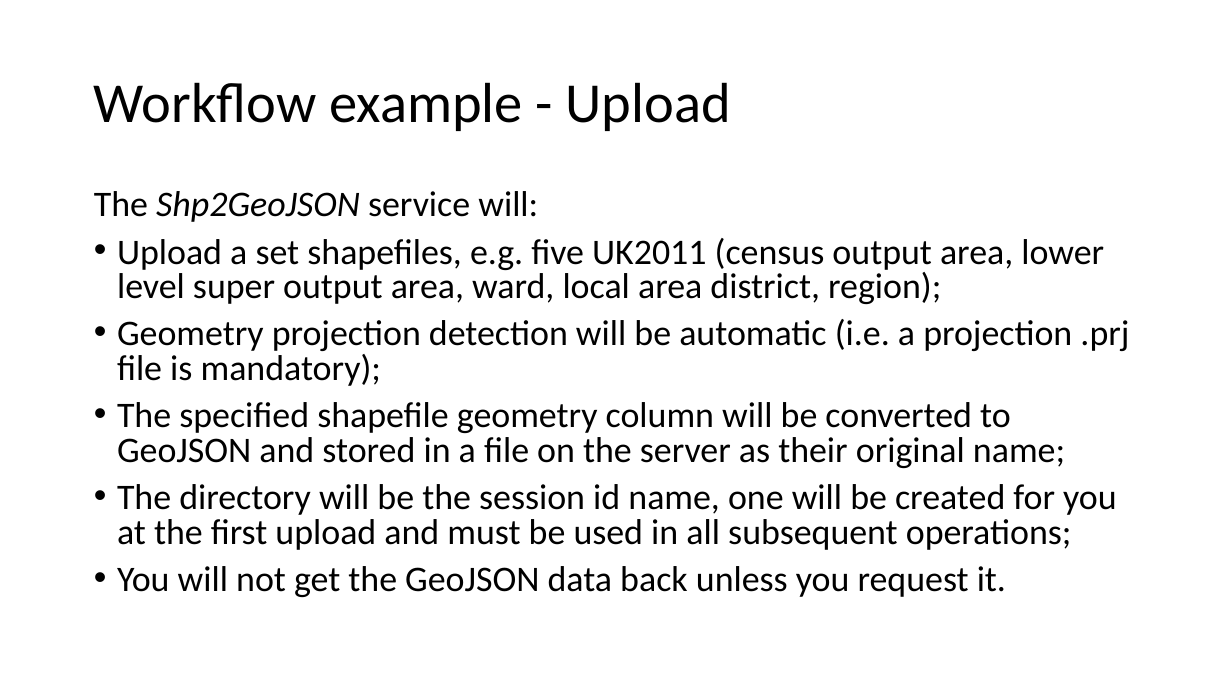
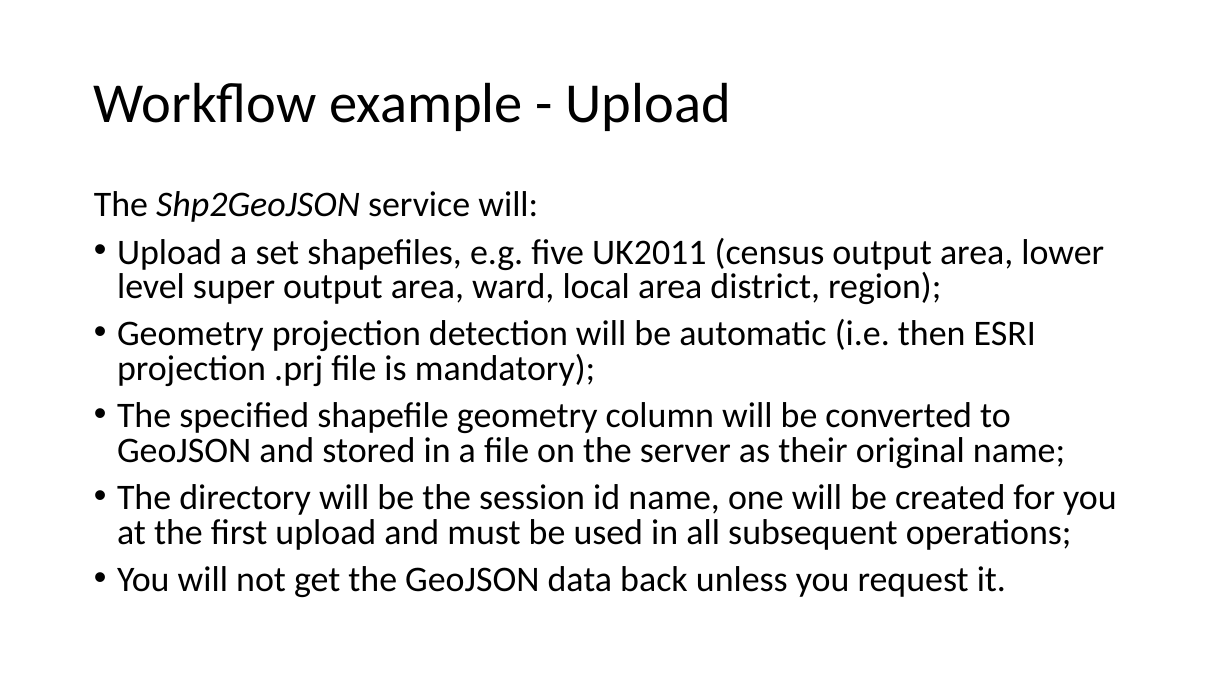
Before and after one commit to smallAreaHealthStatisticsUnit/rapidInquiryFacility, a slide deck: slide 10 of rifNodeServices/NodeGeoSpatialServices.pptx. Drawn at 1232x693 pixels with LibreOffice and Linux fonts; fonts in the diff are those of the drawing. Boxes give left, top, right and bottom in pixels: in the first picture for what was removed or moved away, otherwise in the second. Text is boxed around its words. In the diff, an @@ line names an element or a change of style, - is before the commit and + after.

```diff
--- a/rifNodeServices/NodeGeoSpatialServices.pptx
+++ b/rifNodeServices/NodeGeoSpatialServices.pptx
@@ text at bbox=[117, 319, 1036, 386]: text changed @@
-• Geometry projection detection will be automatic (i.e. a projection .prj file is mandatory);
+• Geometry projection detection will be automatic (i.e. then ESRI projection .prj file is mandatory);
```
Also in this commit, not shown: 16 other slides changed, 2 slides added, 1 other file.
